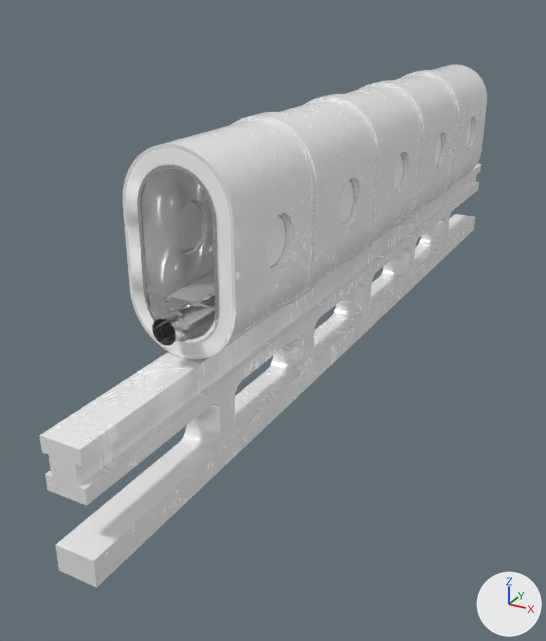
The FBX model public/models/overworld/bridge_alt.fbx, before and after one commit.
Rendered twice from a 50 mm lens placed at (0.139, -0.339, 0.095), pointed at (-0.027, -0.038, -0.056). The axes (+X, +Y, +Z) are drawn at lower right. The lights are the same throughout. The first picture is the older version. Where no turn or scale is listed for an object, it has been applied to the vertices.

The first picture shows 'chrome_skeleton', 'inner_shell', 'outer_brace', 'outer_shell', 'pCylinder25', 'pPlane47', 'windows'.
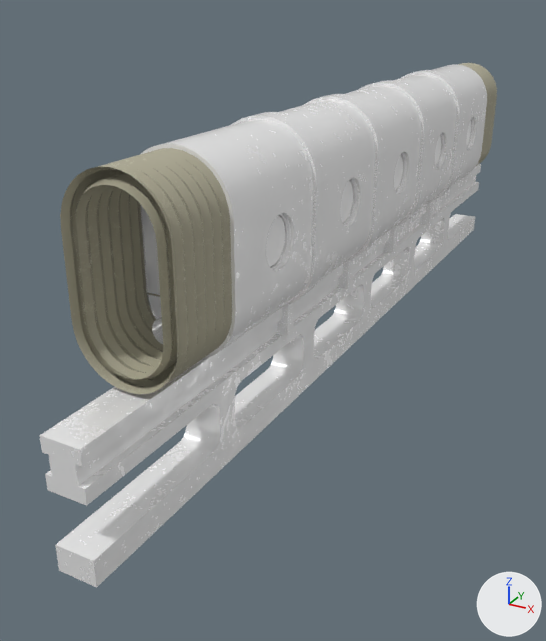
Boxes [x1, y1, x2, y2] around the edits, measured in the pictures (546 x 641 px):
'airlock_seals', added
    after: [60, 63, 497, 394]
'pCylinder25', recoloured (lighter)
    both: [152, 317, 163, 344]
'inner_shell', unchanged, covered by the edit
    before: [126, 117, 474, 356]
    after: [142, 117, 474, 319]
'chrome_skeleton', unchanged, covered by the edit
    before: [137, 165, 219, 343]
    after: [137, 201, 160, 321]

Edits to the bpy script that builds the scene:
```text
Add mat_rubber_mat:
    mat_rubber_mat = bpy.data.materials.new('rubber_mat')
    mat_rubber_mat.use_nodes = True; mat_rubber_mat.node_tree.nodes.clear()
    _N = mat_rubber_mat.node_tree.nodes; _L = mat_rubber_mat.node_tree.links
    n0 = _N.new('ShaderNodeBsdfPrincipled'); n0.name = 'Principled BSDF'
    n0.inputs[0].default_value = (0.411, 0.391, 0.29, 1.0)  # 'Base Color', grey #aca893
    n1 = _N.new('ShaderNodeOutputMaterial'); n1.name = 'Material Output'
    n2 = _N.new('ShaderNodeTexImage'); n2.name = 'Image Texture'
    n2.image = img_metal_rough_roughness_jpg
    _L.new(n2.outputs[0], n0.inputs[2])  # 'Color' to 'Roughness'
    _L.new(n0.outputs[0], n1.inputs[0])  # 'BSDF' to 'Surface'
Change me_mesh_006:
    where me_mesh_006.from_pydata(...)  # 704 vertices, 672 faces; spans x -0.006..0.006, y -0.16..0.16, z -0.006..0.006
    remove me_mesh_006.materials.append(mat_chrome)  # white #e9e9e9
    add me_mesh_006.materials.append(mat_plasteel)
Add me_mesh_008:
    me_mesh_008.from_pydata(...)  # 1768 vertices, 1632 faces; spans x -0.02..0.02, y -0.18..0.18, z -0.035..0.035
    me_mesh_008.materials.append(mat_rubber_mat)
Add ob_airlock_seals:
    ob_airlock_seals = bpy.data.objects.new('airlock_seals', me_mesh_008)
    ob_airlock_seals.location = (0.0, 0.0, 0.015)
```
